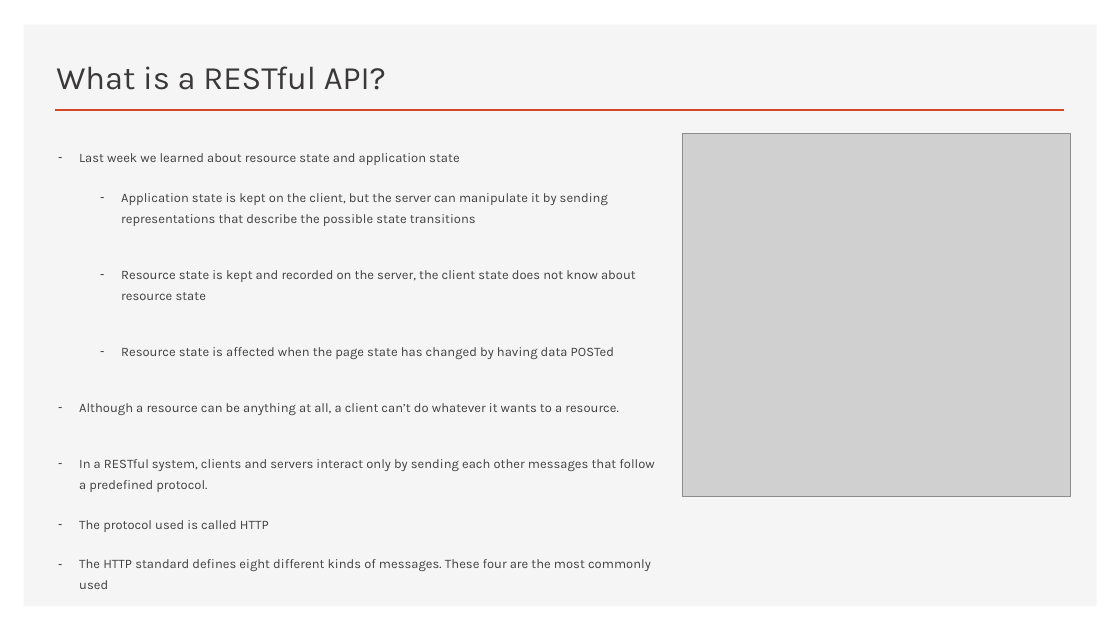
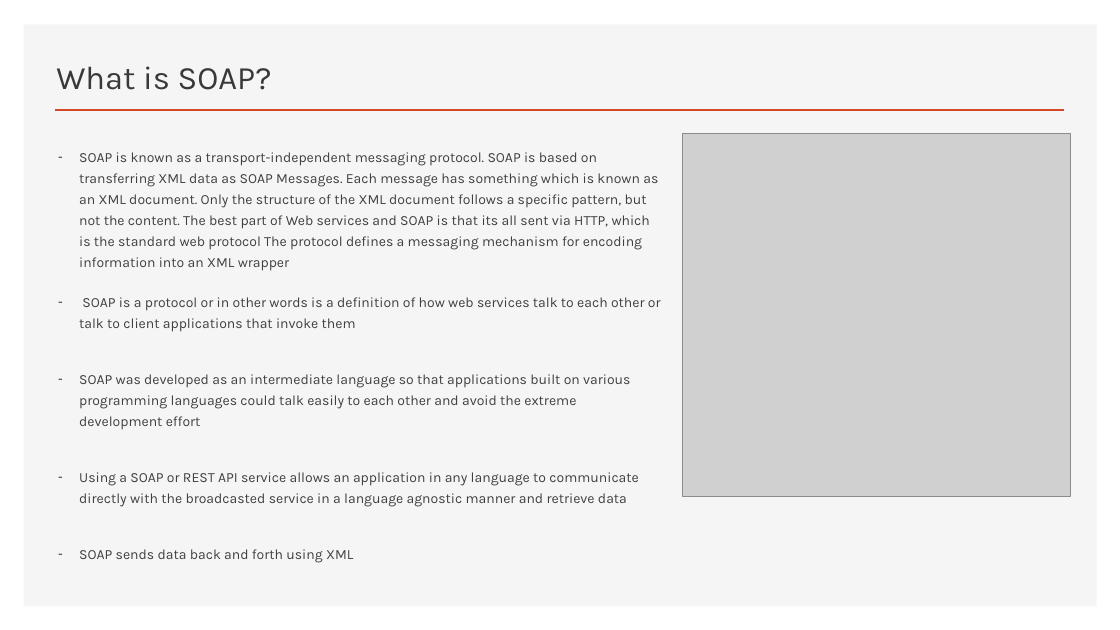
Before and after one commit to erniephillips/erniephillips.github.io, a slide deck: slide 2 of restful-api-presentations/phillips-presentation-week-3.pptx. Drawn at 1120x630 pixels with LibreOffice and Linux fonts; fonts in the diff are those of the drawing; grey boxes stand for pictures. Boxes give left, top, right and bottom in pixels: in the first picture for what was removed or moved away, otherwise in the second. Text is boxed around its words. In the diff, an @@ line names an element or a change of style, - is before the commit and + after.

```diff
--- a/restful-api-presentations/phillips-presentation-week-3.pptx
+++ b/restful-api-presentations/phillips-presentation-week-3.pptx
@@ title at (x1=56, y1=66, x2=272, y2=90): text changed @@
-What is a RESTful API?
+What is SOAP?
@@ text at (x1=79, y1=152, x2=661, y2=563): text changed; size 11.1 to 12 pt @@
-– Last week we learned about resource state and application state
-  – Application state is kept on the client, but the server can manipulate it by sending representations that describe the possible state transitions
-  – Resource state is kept and recorded on the server, the client state does not know about resource state
-  – Resource state is affected when the page state has changed by having data POSTed
-– Although a resource can be anything at all, a client can’t do whatever it wants to a resource.
-– In a RESTful system, clients and servers interact only by sending each other messages that follow a predefined protocol.
-– The protocol used is called HTTP
-– The HTTP standard defines eight different kinds of messages. These four are the most commonly used
+– SOAP is known as a transport-independent messaging protocol. SOAP is based on transferring XML data as SOAP Messages. Each message has something which is known as an XML document. Only the structure of the XML document follows a specific pattern, but not the content. The best part of Web services and SOAP is that its all sent via HTTP, which is the standard web protocol The protocol defines a messaging mechanism for encoding information into an XML wrapper
+– SOAP is a protocol or in other words is a definition of how web services talk to each other or talk to client applications that invoke them
+– SOAP was developed as an intermediate language so that applications built on various programming languages could talk easily to each other and avoid the extreme development effort
+– Using a SOAP or REST API service allows an application in any language to communicate directly with the broadcasted service in a language agnostic manner and retrieve data
+– SOAP sends data back and forth using XML
```
Also in this commit, not shown: 5 other slides changed, 3 slides added, 3 slides removed.
